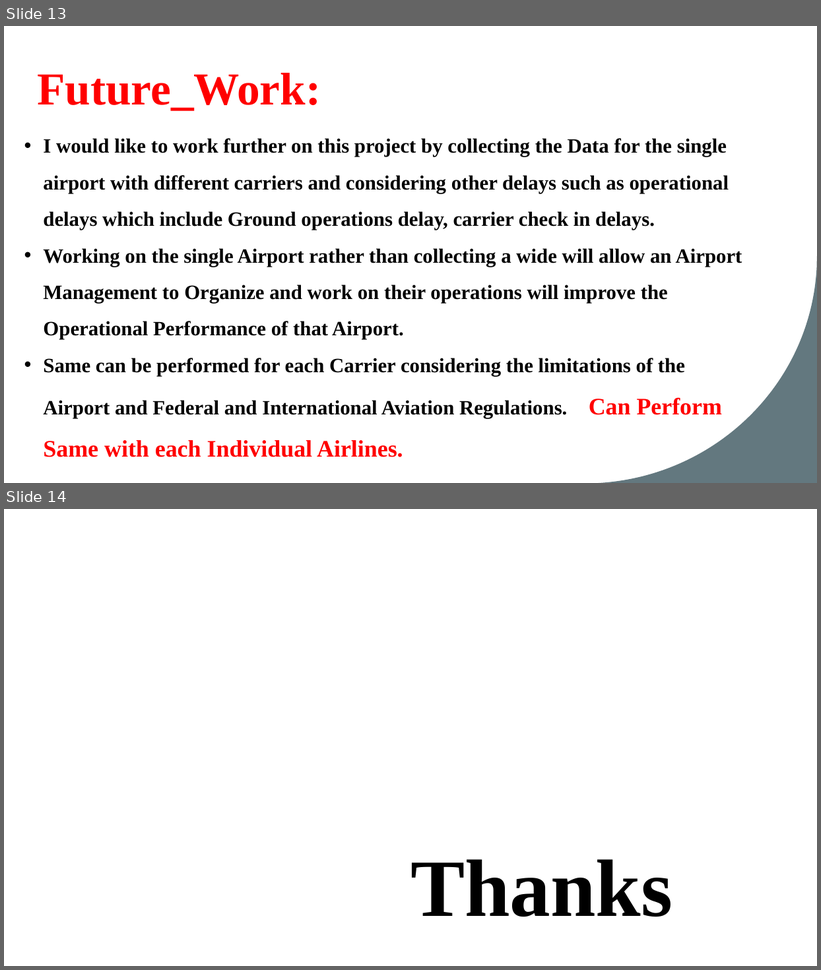
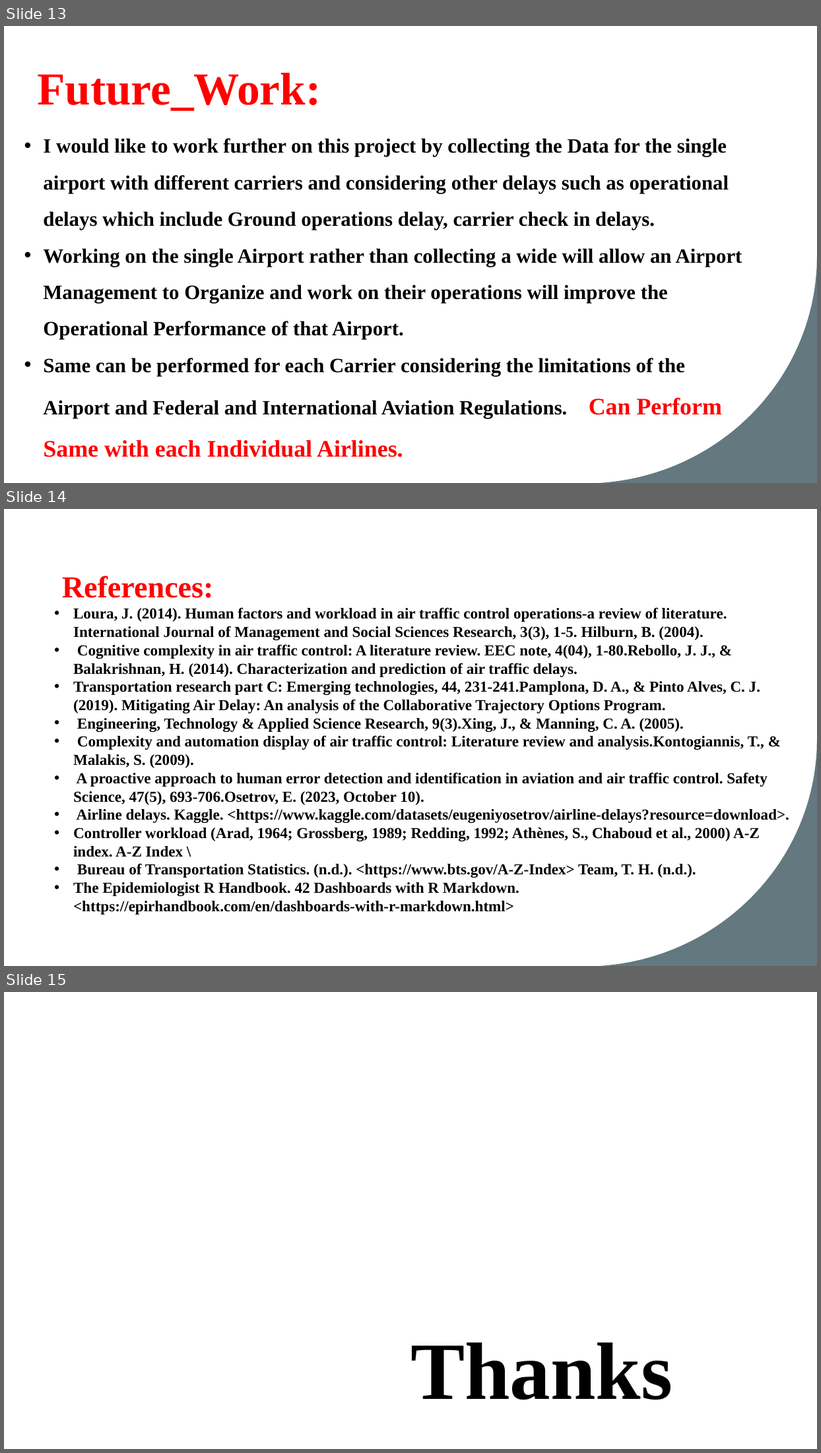
Before and after one commit to vinay-polanki/ATC_R_Project, a slide deck: Atc & Visualisation.pptx. Shown one above the other, each under a label of ours: slides 13 and 14 before the commit, slides 13, 14 and 15 after it. The pictures are 821x970 and 821x1453 pixels, drawn with LibreOffice and Linux fonts; fonts in the diff are those of the drawing; background and template pictures are left out. Boxes give left, top, right and bottom in pixels: in the first picture for what was removed or moved away, otherwise in the second. Text is boxed around its words. In the diff, an @@ line names an element or a change of style, - is before the commit and + after.

```diff
--- a/Atc & Visualisation.pptx
+++ b/Atc & Visualisation.pptx
@@ slide 14 added at box(4, 509, 817, 966), background #FFFFFF; not listed: 1 template element that a slide beside it also shows @@
@@ text added at box(62, 576, 789, 915), 18 pt, text #000000, bold @@
+References:
+• Loura, J. (2014). Human factors and workload in air traffic control operations-a review of literature. International Journal of Management and Social Sciences Research, 3(3), 1-5. Hilburn, B. (2004).
+• Cognitive complexity in air traffic control: A literature review. EEC note, 4(04), 1-80.Rebollo, J. J., & Balakrishnan, H. (2014). Characterization and prediction of air traffic delays.
+• Transportation research part C: Emerging technologies, 44, 231-241.Pamplona, D. A., & Pinto Alves, C. J. (2019). Mitigating Air Delay: An analysis of the Collaborative Trajectory Options Program.
+• Engineering, Technology & Applied Science Research, 9(3).Xing, J., & Manning, C. A. (2005).
+• Complexity and automation display of air traffic control: Literature review and analysis.Kontogiannis, T., & Malakis, S. (2009).
+• A proactive approach to human error detection and identification in aviation and air traffic control. Safety Science, 47(5), 693-706.Osetrov, E. (2023, October 10).
+• Airline delays. Kaggle. <https://www.kaggle.com/datasets/eugeniyosetrov/airline-delays?resource=download>.
+• Controller workload (Arad, 1964; Grossberg, 1989; Redding, 1992; Athènes, S., Chaboud et al., 2000) A-Z index. A-Z Index \
+• Bureau of Transportation Statistics. (n.d.). <https://www.bts.gov/A-Z-Index> Team, T. H. (n.d.).
+• The Epidemiologist R Handbook. 42 Dashboards with R Markdown. <https://epirhandbook.com/en/dashboards-with-r-markdown.html>
@@ what was slide 14 is now slide 15 @@
```
Also in this commit, not shown: 2 slides changed.
